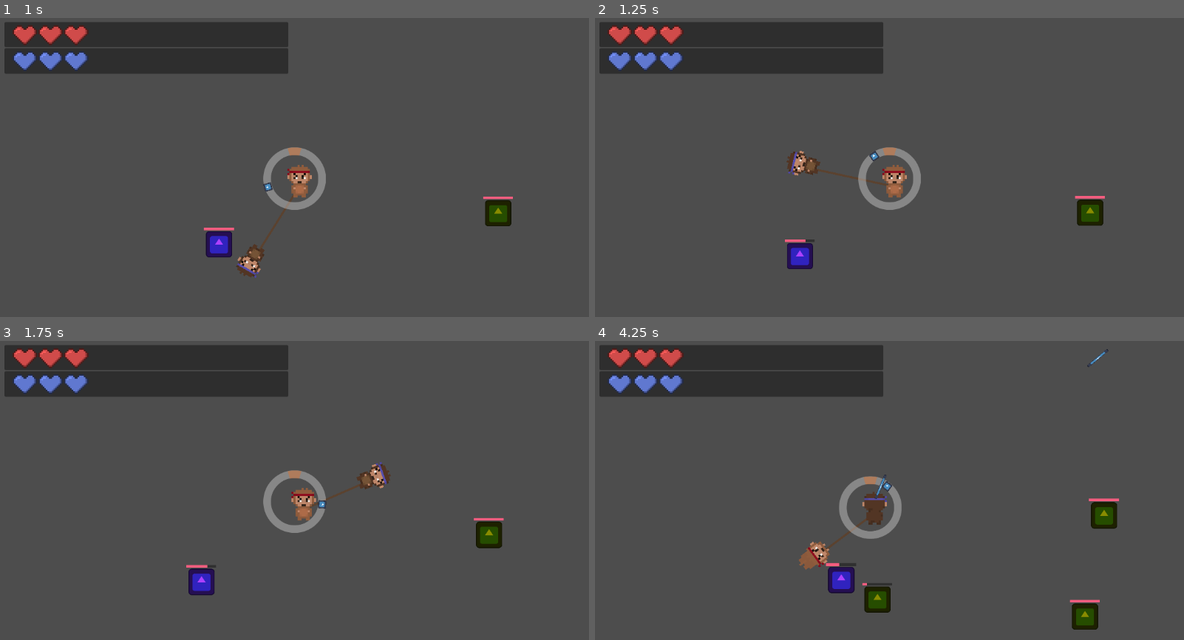
Above: before the commit, frames 1-4 (two rows, left to right).
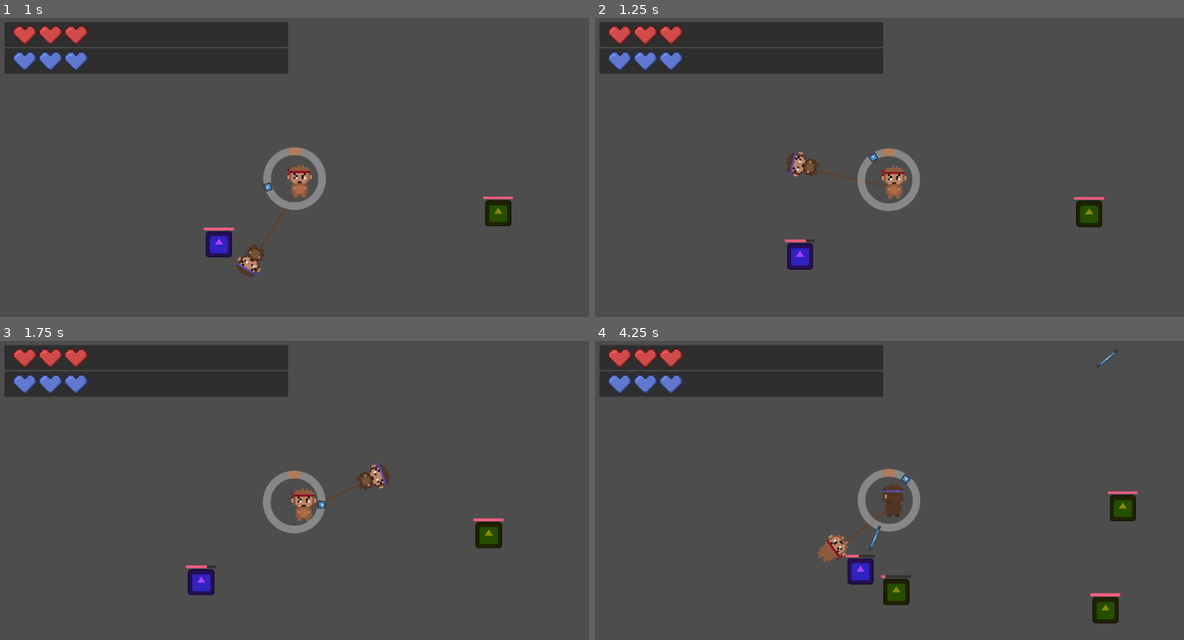
Above: after the commit, the same moments.

Repository: arrowira/cookiejam4
Game: Godot game, scene res://scenes/main.tscn
The game is run twice, just before and just after one commit, with the same random seed, the same clock (stepped at 60 frames per second) and the same inputs. The engine's default icon, where the game draws it, is replaced by a stand-in: a white triangle on a blue panel in a dark square.
Inputs:
- Up to frame 1 (1 s): tap C (c) at 0.6 s; tap K (k) at 0.8 s
- Up to frame 2 (1.25 s): no input
- Up to frame 3 (1.75 s): tap K (k) at 1.35 s; tap C (c) at 1.55 s
- Up to frame 4 (4.25 s): tap C (c) at 2.1, 3.05 s; tap K (k) at 2.3, 2.85, 3.8 s; tap Space (space) at 3.6 s

Frame 1 is identical in both runs. In frame 2, 0.8% of the frame differs, in the area x 32-87%, y 43-85%; in frame 3, 0.3%; in frame 4, 5.4%, in the area x 34-93%, y 2-97%.

Commit message:
time stop

Diff:
--- a/cookie-jam-4/scenes/player.tscn
+++ b/cookie-jam-4/scenes/player.tscn
@@ -38,6 +38,10 @@
 [node name="shakeCD" type="Timer" parent="camera anchor/shaker"]
 wait_time = 0.05
 
+[node name="timeCD" type="Timer" parent="camera anchor/shaker"]
+wait_time = 0.1
+one_shot = true
+
 [node name="AnimationPlayer" type="AnimationPlayer" parent="."]
 
 [node name="hud" type="CanvasLayer" parent="."]
@@ -59,3 +63,4 @@
 [node name="SpeedCircle" parent="." instance=ExtResource("6_tuyoq")]
 
 [connection signal="timeout" from="camera anchor/shaker/shakeCD" to="camera anchor/shaker" method="_on_shake_cd_timeout"]
+[connection signal="timeout" from="camera anchor/shaker/timeCD" to="camera anchor/shaker" method="_on_time_cd_timeout"]
--- a/cookie-jam-4/scripts/player.gd
+++ b/cookie-jam-4/scripts/player.gd
@@ -68,6 +68,7 @@
 func hit(color, body):
 	var damageX = 2*((rSpinSpeed+bSpinSpeed)/10)
 	changeSpinSpeed(-0.1)
+	$"camera anchor/shaker".hit()
 	if color == "red":
 		body.damage(15*damageX)
 	elif color == "blue":
--- a/cookie-jam-4/scripts/shaker.gd
+++ b/cookie-jam-4/scripts/shaker.gd
@@ -5,15 +5,26 @@
 
 var turns = 0
 var intensity = 0
+var t = 0
 
 func _ready() -> void:
 	defaultCamSpeed = cam.position_smoothing_speed
+
+func hit():
+	shake(4, 20)
+	timestop()
 
 func shake(length, i):
 	intensity = i
 	turns = length
 	$shakeCD.start()
 	cam.position_smoothing_speed = 20
+
+func _physics_process(delta: float) -> void:
+	if t != 0:
+		t-=1
+	else:
+		Engine.time_scale = 1
 
 
 func _on_shake_cd_timeout() -> void:
@@ -24,3 +35,8 @@
 		cam.position_smoothing_speed = defaultCamSpeed
 		$shakeCD.stop()
 		position = Vector2.ZERO
+
+func timestop():
+	t = 2
+	Engine.time_scale = 0
+	$timeCD.start()
